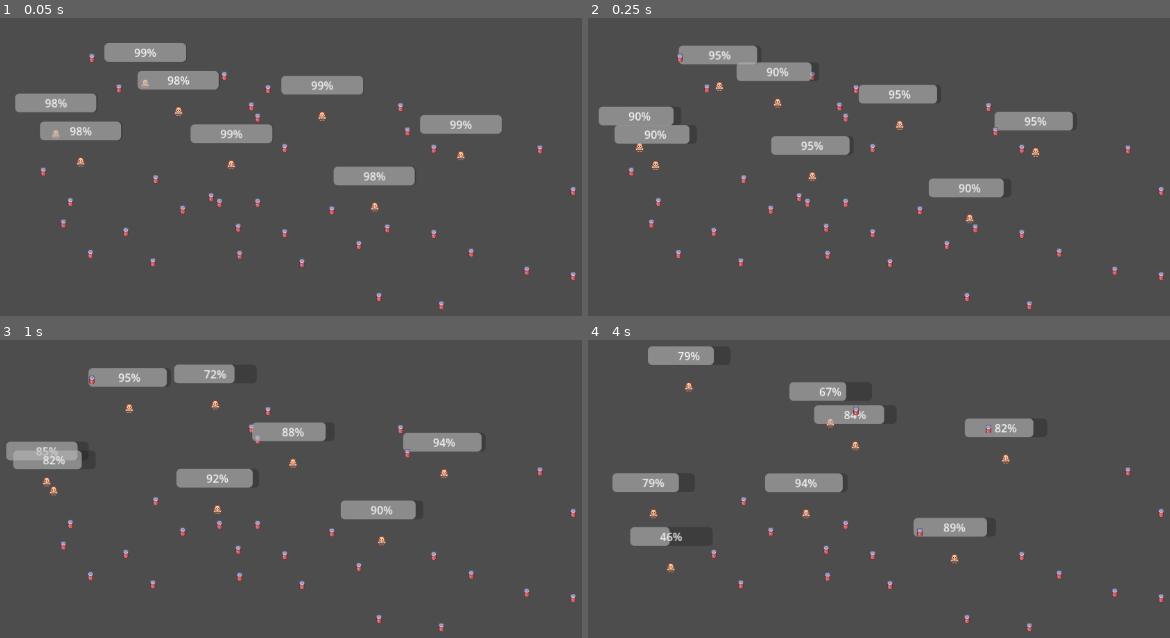
Above: before the commit, frames 1-4 (two rows, left to right).
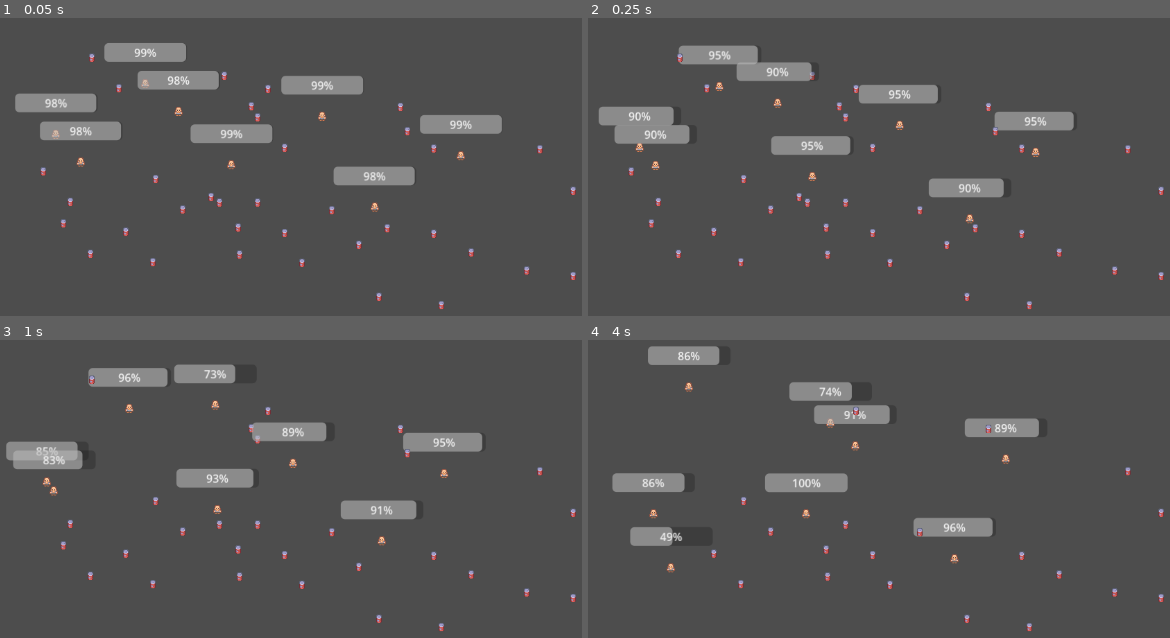
Above: after the commit, the same moments.

Repository: rundoom/Upraiser
Game: Godot game, scene res://world/world.tscn
Same seed, same stepped clock (60 frames per second), same inputs: the game is played once before the commit and once after it.
Inputs:
- Up to frame 1 (0.05 s): no input
- Up to frame 2 (0.25 s): no input
- Up to frame 3 (1 s): no input
- Up to frame 4 (4 s): no input

Frame 1 is identical in both runs. In frame 2, less than 0.1% of the frame differs, in the area x 28-84%, y 9-46%; in frame 3, 0.2%; in frame 4, 0.7%, in the area x 9-78%, y 2-70%.

Commit message:
Move only if enough energy

Diff:
--- a/Loot.gd
+++ b/Loot.gd
@@ -2,5 +2,5 @@
 class_name Food
 
 
-@export var dissolve_tick := 1
+@export var dissolve_tick := 2
 @export var dissolve_rate := 3
--- a/creature/npc/npc.gd
+++ b/creature/npc/npc.gd
@@ -20,8 +20,10 @@
 var move_to: Node2D
 
 func _physics_process(delta: float) -> void:
-	move_and_slide()
-	energy -= get_real_velocity().length()/100
+	var real_speed_factor := get_real_velocity().length()/100
+	if energy >= real_speed_factor:
+		move_and_slide()
+		energy -= real_speed_factor
 
 
 func energy_consume() -> void:
--- /dev/null
+++ b/general/stomach.tscn
@@ -0,0 +1,8 @@
+[gd_scene load_steps=2 format=3 uid="uid://dyvpdquiw64mk"]
+
+[ext_resource type="Texture2D" uid="uid://cmmi0magq6eqx" path="res://general/stomach.png" id="1_o5rtn"]
+
+[node name="Stomach" type="StaticBody2D"]
+
+[node name="Sprite2D" type="Sprite2D" parent="."]
+texture = ExtResource("1_o5rtn")
--- a/loot/food.tscn
+++ b/loot/food.tscn
@@ -5,6 +5,6 @@
 
 [node name="Food" groups=["edable"] instance=ExtResource("1_8ttbb")]
 script = ExtResource("2_ddp77")
-dissolve_tick = 1
+dissolve_tick = 2
 dissolve_rate = 3
 volume = 15
--- a/world/world.tscn
+++ b/world/world.tscn
@@ -17,30 +17,39 @@
 
 [node name="Food" parent="." instance=ExtResource("3_hv7id")]
 position = Vector2(221, 292)
+dissolve_tick = 2
 
 [node name="Food2" parent="." instance=ExtResource("3_hv7id")]
 position = Vector2(530, 337)
+dissolve_tick = 2
 
 [node name="Food3" parent="." instance=ExtResource("3_hv7id")]
 position = Vector2(383, 303)
+dissolve_tick = 2
 
 [node name="Food4" parent="." instance=ExtResource("3_hv7id")]
 position = Vector2(463, 329)
+dissolve_tick = 2
 
 [node name="Food5" parent="." instance=ExtResource("3_hv7id")]
 position = Vector2(340, 379)
+dissolve_tick = 2
 
 [node name="Food6" parent="." instance=ExtResource("3_hv7id")]
 position = Vector2(482, 154)
+dissolve_tick = 2
 
 [node name="Food7" parent="." instance=ExtResource("3_hv7id")]
 position = Vector2(291, 128)
+dissolve_tick = 2
 
 [node name="Food8" parent="." instance=ExtResource("3_hv7id")]
 position = Vector2(250, 367)
+dissolve_tick = 2
 
 [node name="Food9" parent="." instance=ExtResource("3_hv7id")]
 position = Vector2(530, 214)
+dissolve_tick = 2
 
 [node name="NPC3" parent="." instance=ExtResource("2_rj64e")]
 position = Vector2(412, 208)
@@ -50,30 +59,39 @@
 
 [node name="Food10" parent="." instance=ExtResource("3_hv7id")]
 position = Vector2(260, 336)
+dissolve_tick = 2
 
 [node name="Food11" parent="." instance=ExtResource("3_hv7id")]
 position = Vector2(569, 381)
+dissolve_tick = 2
 
 [node name="Food12" parent="." instance=ExtResource("3_hv7id")]
 position = Vector2(422, 347)
+dissolve_tick = 2
 
 [node name="Food13" parent="." instance=ExtResource("3_hv7id")]
 position = Vector2(502, 373)
+dissolve_tick = 2
 
 [node name="Food14" parent="." instance=ExtResource("3_hv7id")]
 position = Vector2(379, 423)
+dissolve_tick = 2
 
 [node name="Food15" parent="." instance=ExtResource("3_hv7id")]
 position = Vector2(521, 198)
+dissolve_tick = 2
 
 [node name="Food16" parent="." instance=ExtResource("3_hv7id")]
 position = Vector2(330, 172)
+dissolve_tick = 2
 
 [node name="Food17" parent="." instance=ExtResource("3_hv7id")]
 position = Vector2(289, 411)
+dissolve_tick = 2
 
 [node name="Food18" parent="." instance=ExtResource("3_hv7id")]
 position = Vector2(569, 258)
+dissolve_tick = 2
 
 [node name="NPC5" parent="." instance=ExtResource("2_rj64e")]
 position = Vector2(828, 270)
@@ -83,30 +101,39 @@
 
 [node name="Food19" parent="." instance=ExtResource("3_hv7id")]
 position = Vector2(676, 398)
+dissolve_tick = 2
 
 [node name="Food20" parent="." instance=ExtResource("3_hv7id")]
 position = Vector2(985, 443)
+dissolve_tick = 2
 
 [node name="Food21" parent="." instance=ExtResource("3_hv7id")]
 position = Vector2(838, 409)
+dissolve_tick = 2
 
 [node name="Food22" parent="." instance=ExtResource("3_hv7id")]
 position = Vector2(918, 435)
+dissolve_tick = 2
 
 [node name="Food23" parent="." instance=ExtResource("3_hv7id")]
 position = Vector2(795, 485)
+dissolve_tick = 2
 
 [node name="Food24" parent="." instance=ExtResource("3_hv7id")]
 position = Vector2(937, 260)
+dissolve_tick = 2
 
 [node name="Food25" parent="." instance=ExtResource("3_hv7id")]
 position = Vector2(746, 234)
+dissolve_tick = 2
 
 [node name="Food26" parent="." instance=ExtResource("3_hv7id")]
 position = Vector2(705, 473)
+dissolve_tick = 2
 
 [node name="Food27" parent="." instance=ExtResource("3_hv7id")]
 position = Vector2(985, 320)
+dissolve_tick = 2
 
 [node name="NPC7" parent="." instance=ExtResource("2_rj64e")]
 position = Vector2(627, 209)
@@ -116,27 +143,36 @@
 
 [node name="Food28" parent="." instance=ExtResource("3_hv7id")]
 position = Vector2(475, 337)
+dissolve_tick = 2
 
 [node name="Food29" parent="." instance=ExtResource("3_hv7id")]
 position = Vector2(784, 382)
+dissolve_tick = 2
 
 [node name="Food30" parent="." instance=ExtResource("3_hv7id")]
 position = Vector2(637, 348)
+dissolve_tick = 2
 
 [node name="Food31" parent="." instance=ExtResource("3_hv7id")]
 position = Vector2(717, 374)
+dissolve_tick = 2
 
 [node name="Food32" parent="." instance=ExtResource("3_hv7id")]
 position = Vector2(594, 424)
+dissolve_tick = 2
 
 [node name="Food33" parent="." instance=ExtResource("3_hv7id")]
 position = Vector2(736, 199)
+dissolve_tick = 2
 
 [node name="Food34" parent="." instance=ExtResource("3_hv7id")]
 position = Vector2(545, 173)
+dissolve_tick = 2
 
 [node name="Food35" parent="." instance=ExtResource("3_hv7id")]
 position = Vector2(504, 412)
+dissolve_tick = 2
 
 [node name="Food36" parent="." instance=ExtResource("3_hv7id")]
 position = Vector2(784, 259)
+dissolve_tick = 2
Binary file added: general/stomach.png
Not shown, added: general/stomach.png.import
